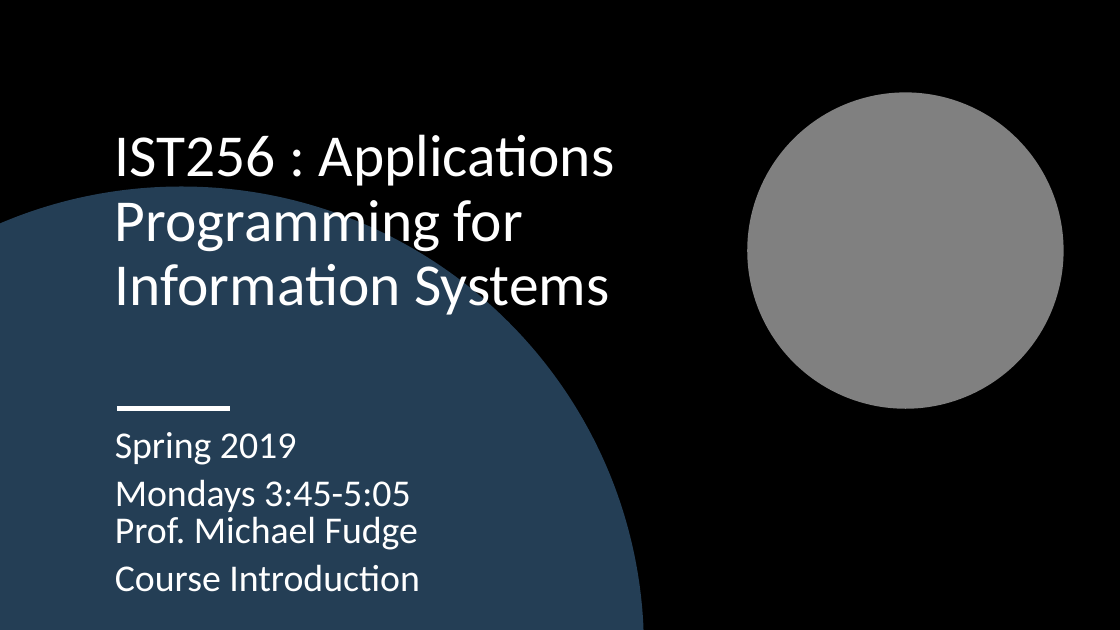
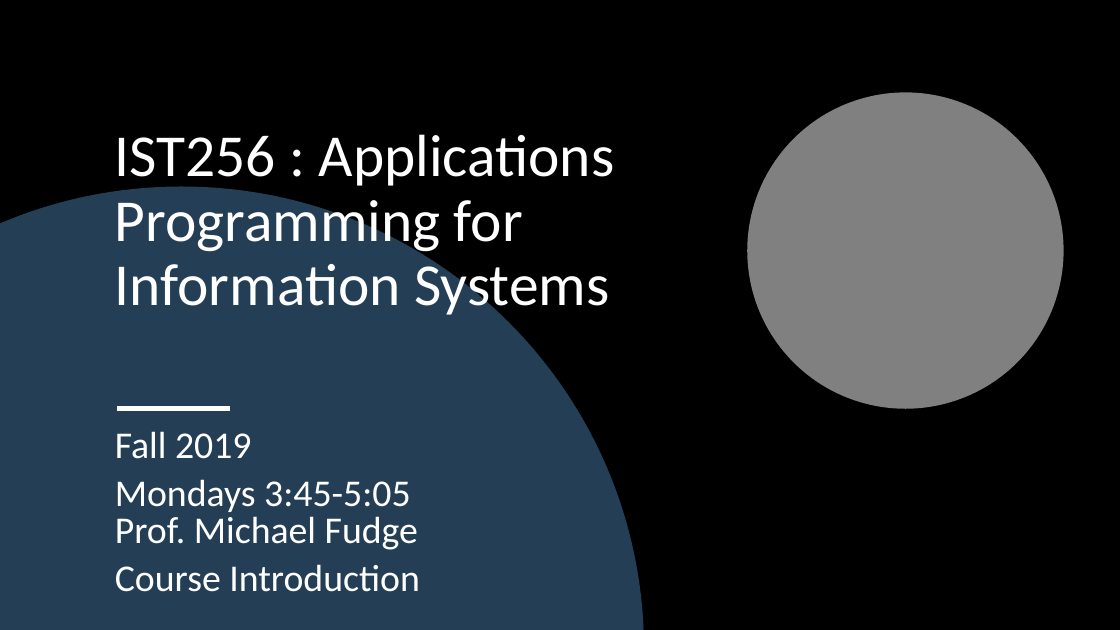
Before and after one commit to ist256/IST256.github.io, a slide deck: slide 1 of content/00/Course-Intro.pptx. Drawn at 1120x630 pixels with LibreOffice and Linux fonts; fonts in the diff are those of the drawing. Boxes give left, top, right and bottom in pixels: in the first picture for what was removed or moved away, otherwise in the second. Text is boxed around its words. In the diff, an @@ line names an element or a change of style, - is before the commit and + after.

```diff
--- a/content/00/Course-Intro.pptx
+++ b/content/00/Course-Intro.pptx
@@ subtitle at (x1=115, y1=431, x2=252, y2=459): text changed @@
-Spring 2019
+Fall 2019
```
Also in this commit, not shown: 14 other slides changed, 2 slides added, 6 slides removed, 2 other files.
